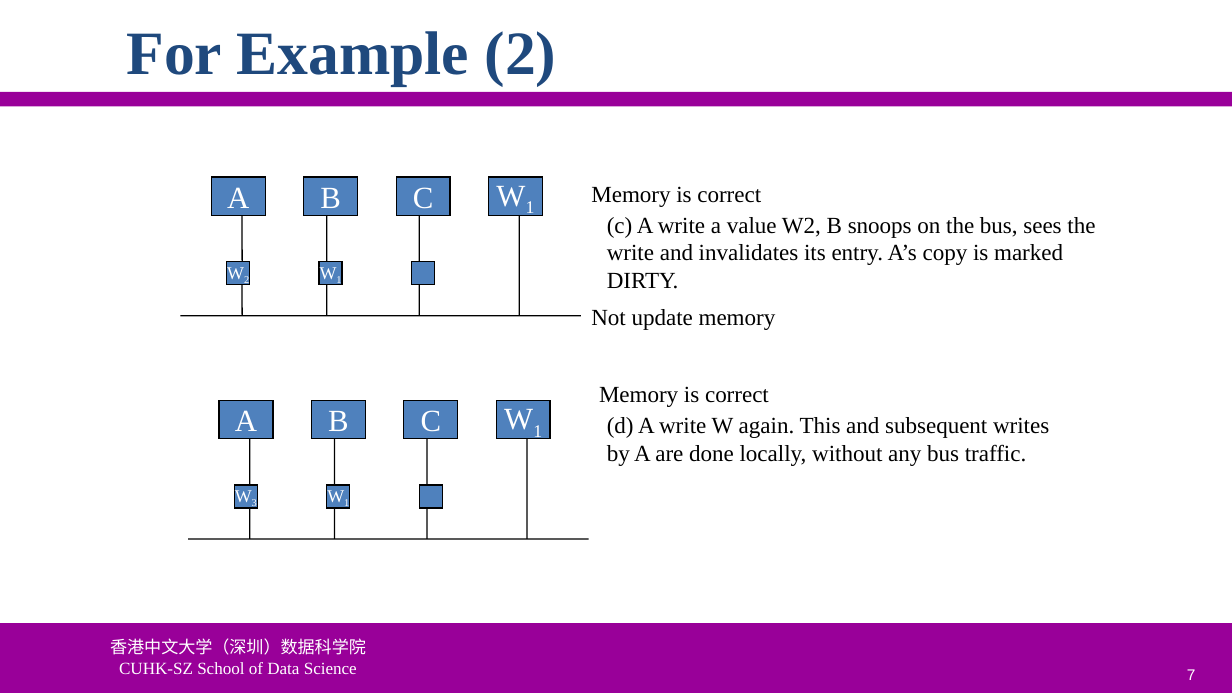
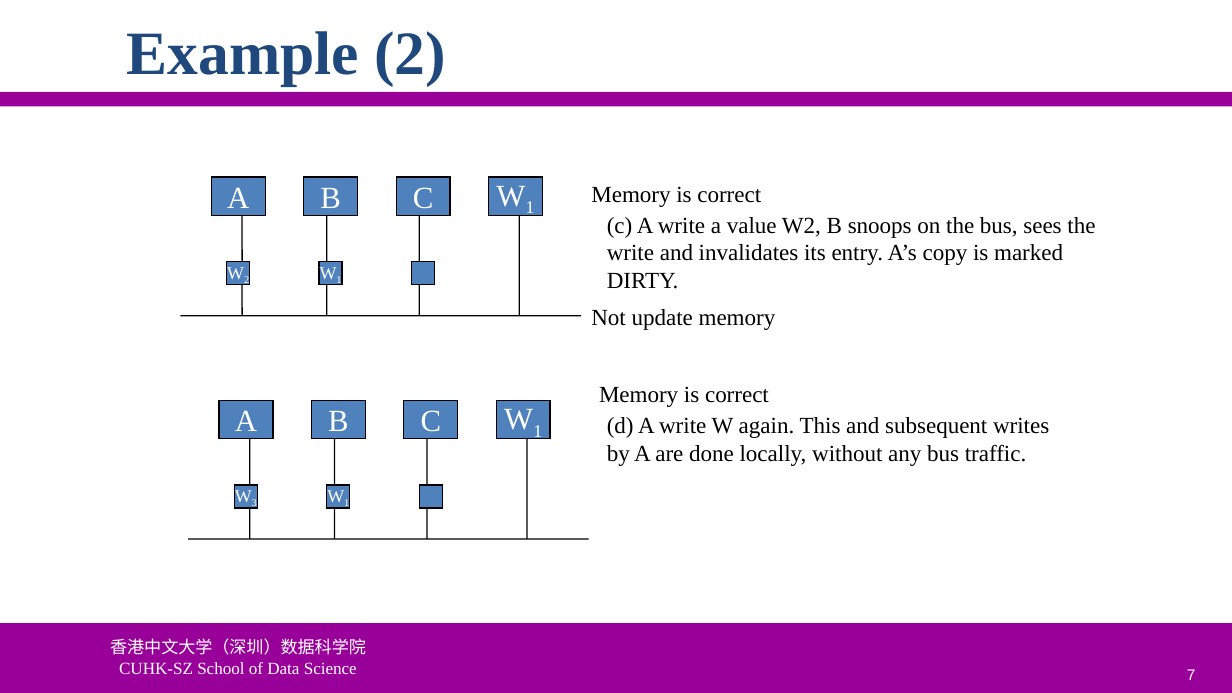
Before and after one commit to ychung1103/ychung1103.github.io, a slide deck: slide 7 of Slides/CSC6032/Advanced-OS-05-DSM.pptx. Drawn at 1232x693 pixels with LibreOffice and Linux fonts; fonts in the diff are those of the drawing; background and template pictures are left out. Boxes give left, top, right and bottom in pixels: in the first picture for what was removed or moved away, otherwise in the second. Text is boxed around its words. In the diff, an @@ line names an element or a change of style, - is before the commit and + after.

```diff
--- a/Slides/CSC6032/Advanced-OS-05-DSM.pptx
+++ b/Slides/CSC6032/Advanced-OS-05-DSM.pptx
@@ title at (127,31,446,85): text changed @@
-For Example (2)
+Example (2)
```
Also in this commit, not shown: 9 other slides changed, 9 other files.
